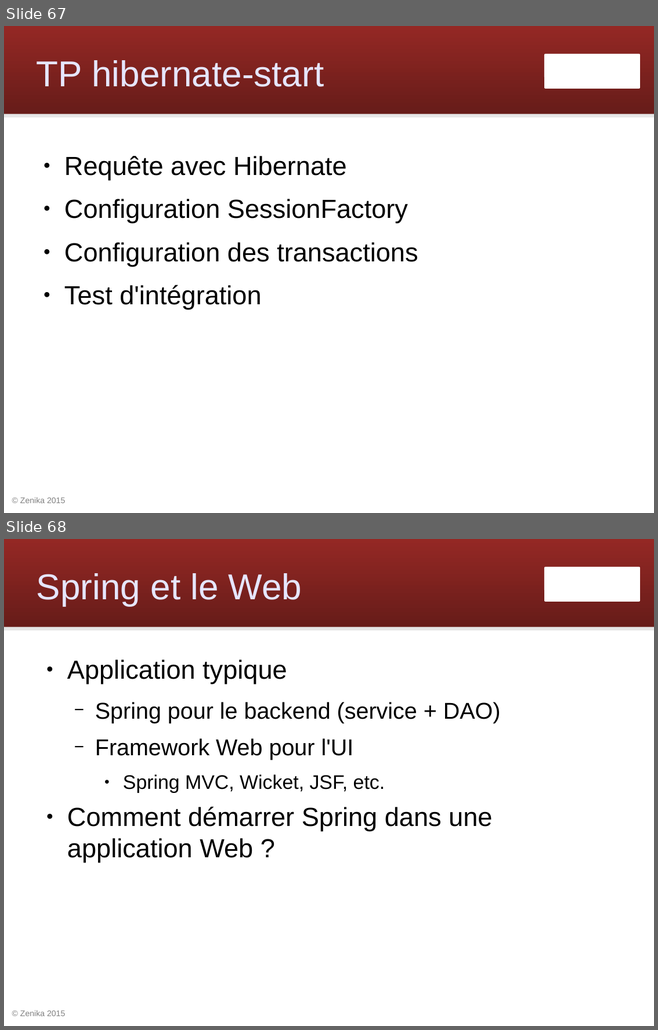
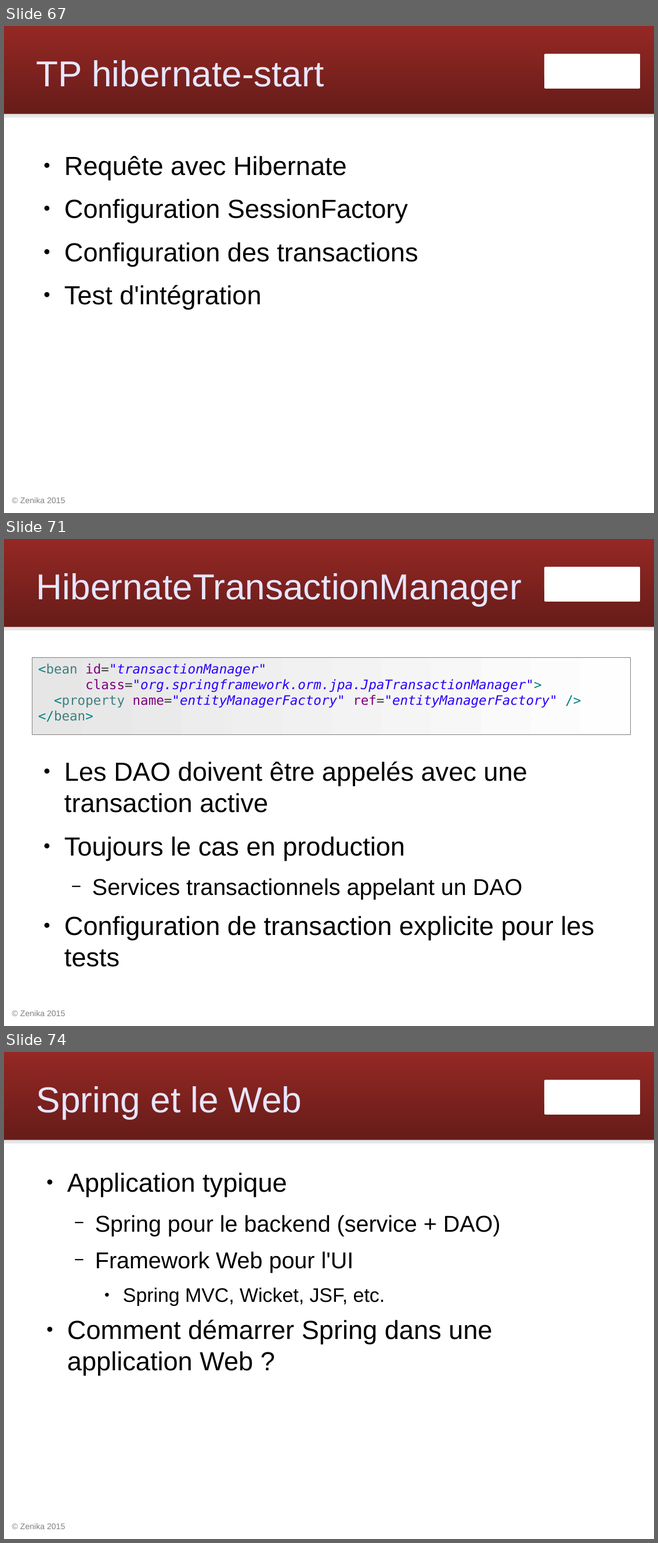
Before and after one commit to Zenika/workshop-spring-core, a slide deck: spring-workshop.odp. Shown one above the other, each under a label of ours: slides 67 and 68 before the commit, slides 67, 71 and 74 after it; the slides between them are not shown. The pictures are 658x1030 and 658x1543 pixels, drawn with LibreOffice and Linux fonts; fonts in the diff are those of the drawing; background and template pictures are left out. Boxes give left, top, right and bottom in pixels: in the first picture for what was removed or moved away, otherwise in the second. Text is boxed around its words. In the diff, an @@ line names an element or a change of style, - is before the commit and + after.

```diff
--- a/spring-workshop.odp
+++ b/spring-workshop.odp
@@ slide 71 added at bbox=[4, 539, 654, 1026], background #FFFFFF; not listed: 4 template elements that a slide beside it also shows @@
@@ title added at bbox=[36, 573, 521, 606], 44 pt, text #E6E6FF @@
+HibernateTransactionManager
@@ rectangle added at bbox=[32, 657, 630, 734], fill gradient #E6E6E6 to #FEFEFE, outline #808080 0 pt, 16 pt, text #2A00FF, italic @@
+<bean id="transactionManager"
+class="org.springframework.orm.jpa.JpaTransactionManager">
+<property name="entityManagerFactory" ref="entityManagerFactory" />
+</bean>
@@ text added at bbox=[64, 761, 594, 967], 32 pt, text #000000 @@
+● Les DAO doivent être appelés avec une transaction active
+● Toujours le cas en production
+  − Services transactionnels appelant un DAO
+● Configuration de transaction explicite pour les tests
@@ what was slide 68 is now slide 74 @@
```
Also in this commit, not shown: 1 slide changed, 5 other slides added, 19 other files.
